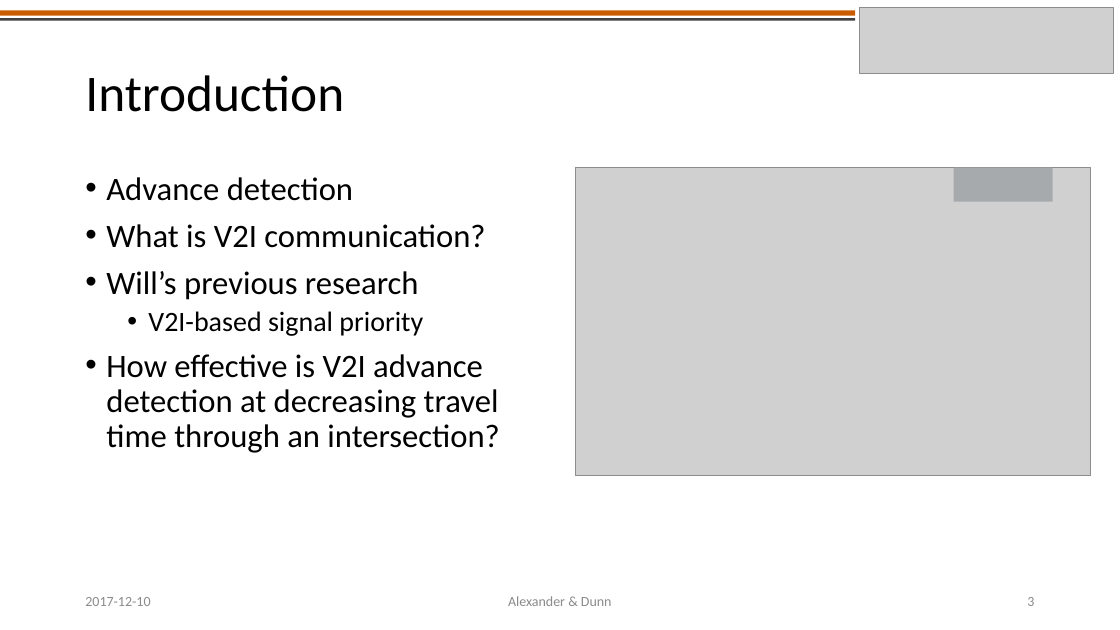
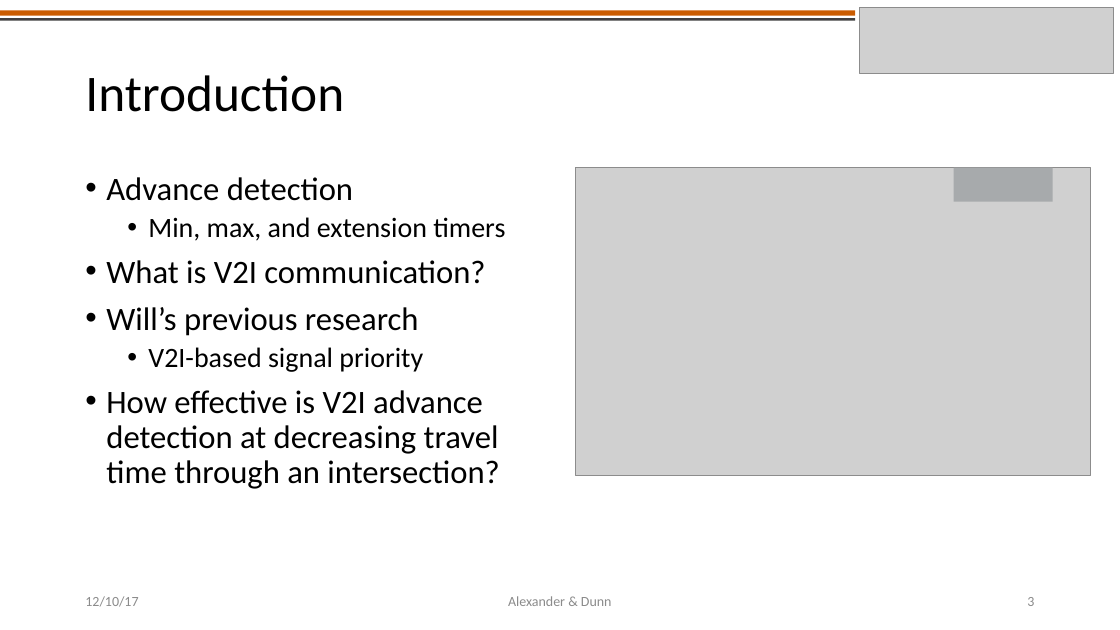
Before and after one commit to americalexander/mrFinishLine, a slide deck: slide 3 of CE391F_project_presentation_alexander_dunn.pptx. Drawn at 1120x630 pixels with LibreOffice and Linux fonts; fonts in the diff are those of the drawing; grey boxes stand for pictures. Boxes give left, top, right and bottom in pixels: in the first picture for what was removed or moved away, otherwise in the second. Text is boxed around its words. In the diff, an @@ line names an element or a change of style, - is before the commit and + after.

```diff
--- a/CE391F_project_presentation_alexander_dunn.pptx
+++ b/CE391F_project_presentation_alexander_dunn.pptx
@@ text at (148,217,505,241): paragraph added @@
+  • Min, max, and extension timers
@@ text at (85,596,138,607): text changed @@
-2017-12-10
+12/10/17
```
Also in this commit, not shown: 11 other slides changed.
